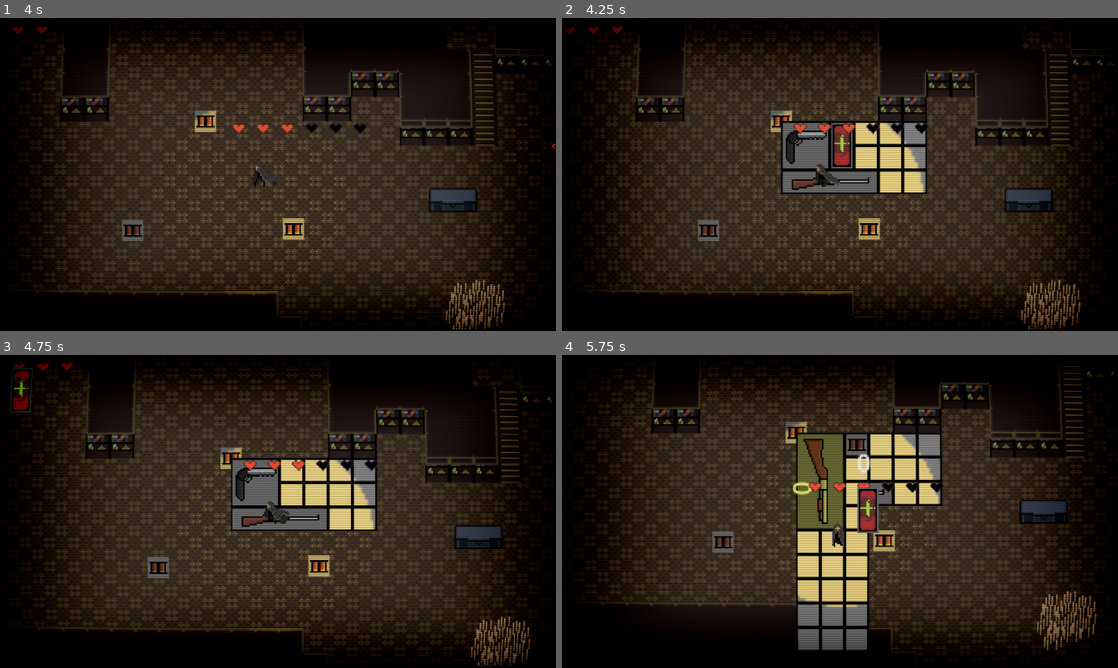
Above: before the commit, frames 1-4 (two rows, left to right).
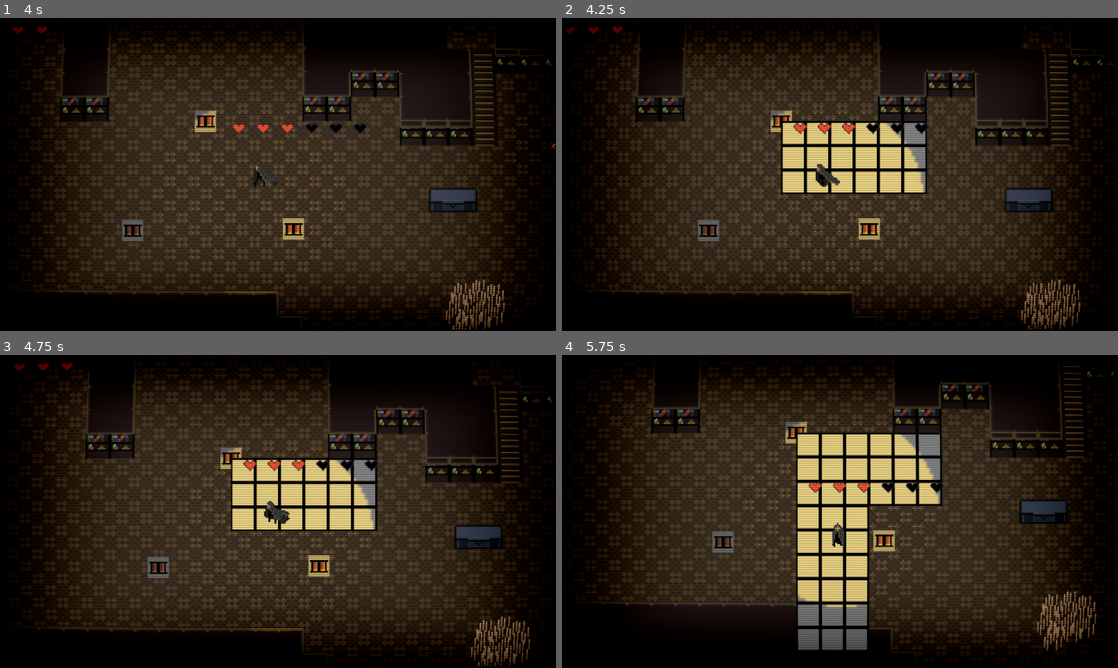
Above: after the commit, the same moments.

Repository: OliverN-beep/og-resident-evil-game-main
Game: Godot game, scene res://content/scenes/root.tscn
The game is run twice, just before and just after one commit, with the same random seed, the same clock (stepped at 60 frames per second) and the same inputs.
Inputs (mouse positions are in pixels of both pictures, inside the frame that each line leads up to):
- Up to frame 1 (4 s): move the mouse to (400, 158) at 0.52 s; hold D (right) 0.53-1.25 s; hold E (interact) 0.53-1.25 s; click (400, 158) at 0.67 s; drag from (166, 190) to (83, 52) at 1.27 s; move the mouse to (333, 105) at 2.02 s; hold D (right) 2.03-2.75 s; right-click (333, 105) at 2.1 s; drag from (250, 237) to (27, 52) at 2.77 s; move the mouse to (444, 221) at 3.52 s; press the mouse at (444, 221) at 3.53 s; hold A (left) from 3.53 s (still down)
- Up to frame 2 (4.25 s): keep holding A (left); tap Tab (inventory) at 4.15 s
- Up to frame 3 (4.75 s): release A (left) at 4.25 s; release the mouse at (444, 558) at 4.25 s; drag from (294, 495) to (16, 389) at 4.27 s
- Up to frame 4 (5.75 s): move the mouse to (867, 511) at 5.02 s; hold S (down) from 5.03 s (still down); hold E (interact) from 5.03 s (still down); click (867, 511) at 5.17 s; tap R (reload) at 5.65 s

Frame 1 is identical in both runs. In frame 2, 2.6% of the frame differs, in the area x 39-57%, y 33-56%; in frame 3, 2.4%; in frame 4, 3.4%, in the area x 41-60%, y 25-57%.
Error after the commit: Parse Error: Unindent doesn't match the previous indentation level. (res://content/UI/Inventory/scenes)

Commit message:
ammo and reloading update
guns can now be reloaded and ammo is consumed correctly!

Diff:
--- a/content/UI/Inventory/resources/inventory_data/chest_data.tres
+++ b/content/UI/Inventory/resources/inventory_data/chest_data.tres
@@ -1,9 +1,9 @@
 [gd_resource type="Resource" script_class="InventoryData" load_steps=5 format=3 uid="uid://bchg0eh6w78r1"]
 
 [ext_resource type="Script" uid="uid://dttjy8l3fgchc" path="res://content/resources/item_data.gd" id="1_13xx3"]
-[ext_resource type="Resource" uid="uid://c52thd5g3dyps" path="res://content/UI/Inventory/resources/item_data/shotgun.tres" id="2_2y4p2"]
+[ext_resource type="Resource" uid="uid://0ir2chnqb0xe" path="res://content/UI/Inventory/resources/item_data/rifle.tres" id="2_2y4p2"]
 [ext_resource type="Script" uid="uid://c141oo1kmrq0a" path="res://content/resources/inventory_data.gd" id="2_jl3ch"]
-[ext_resource type="Resource" uid="uid://dyeid5byoipmj" path="res://content/UI/Inventory/resources/item_data/shells.tres" id="3_612f7"]
+[ext_resource type="Resource" uid="uid://bfqdnpupf03j1" path="res://content/UI/Inventory/resources/item_data/medkit.tres" id="3_612f7"]
 
 [resource]
 script = ExtResource("2_jl3ch")
--- a/content/UI/Inventory/resources/inventory_data/player_data.tres
+++ b/content/UI/Inventory/resources/inventory_data/player_data.tres
@@ -1,12 +1,11 @@
-[gd_resource type="Resource" script_class="InventoryData" load_steps=6 format=3 uid="uid://dhmfenv3waduj"]
+[gd_resource type="Resource" script_class="InventoryData" load_steps=5 format=3 uid="uid://dhmfenv3waduj"]
 
 [ext_resource type="Script" uid="uid://dttjy8l3fgchc" path="res://content/resources/item_data.gd" id="1_i21hx"]
 [ext_resource type="Script" uid="uid://c141oo1kmrq0a" path="res://content/resources/inventory_data.gd" id="2_5cfv2"]
 [ext_resource type="Resource" uid="uid://chmahi0wef31" path="res://content/UI/Inventory/resources/item_data/handgun.tres" id="2_8byrv"]
-[ext_resource type="Resource" uid="uid://bfqdnpupf03j1" path="res://content/UI/Inventory/resources/item_data/medkit.tres" id="3_7c1h7"]
-[ext_resource type="Resource" uid="uid://0ir2chnqb0xe" path="res://content/UI/Inventory/resources/item_data/rifle.tres" id="4_7c1h7"]
+[ext_resource type="Resource" uid="uid://c52thd5g3dyps" path="res://content/UI/Inventory/resources/item_data/shotgun.tres" id="3_8byrv"]
 
 [resource]
 script = ExtResource("2_5cfv2")
-items = Array[ExtResource("1_i21hx")]([ExtResource("2_8byrv"), ExtResource("3_7c1h7"), ExtResource("4_7c1h7")])
+items = Array[ExtResource("1_i21hx")]([ExtResource("2_8byrv"), ExtResource("3_8byrv")])
 metadata/_custom_type_script = "uid://c141oo1kmrq0a"
--- a/content/UI/Inventory/resources/item_data/shells.tres
+++ b/content/UI/Inventory/resources/item_data/shells.tres
@@ -1,6 +1,5 @@
-[gd_resource type="Resource" script_class="ItemData" load_steps=4 format=3 uid="uid://dyeid5byoipmj"]
+[gd_resource type="Resource" script_class="ItemData" load_steps=3 format=3 uid="uid://dyeid5byoipmj"]
 
-[ext_resource type="Resource" uid="uid://ckbvaa1gcyf5d" path="res://content/gun stuff/ammo resources/shells.tres" id="1_a3c5g"]
 [ext_resource type="Script" uid="uid://dttjy8l3fgchc" path="res://content/resources/item_data.gd" id="1_y71cw"]
 [ext_resource type="Texture2D" uid="uid://b15rcmmwpn120" path="res://content/UI/Inventory/sprites/shotgun ammo_d.png" id="2_denlb"]
 
@@ -9,4 +8,3 @@
 name = "Shells"
 texture = ExtResource("2_denlb")
 dimensions = Vector2i(1, 1)
-ammo_resource = ExtResource("1_a3c5g")
--- a/content/UI/Inventory/resources/item_data/shotgun.tres
+++ b/content/UI/Inventory/resources/item_data/shotgun.tres
@@ -1,6 +1,5 @@
-[gd_resource type="Resource" script_class="ItemData" load_steps=5 format=3 uid="uid://c52thd5g3dyps"]
+[gd_resource type="Resource" script_class="ItemData" load_steps=4 format=3 uid="uid://c52thd5g3dyps"]
 
-[ext_resource type="Resource" uid="uid://ckbvaa1gcyf5d" path="res://content/gun stuff/ammo resources/shells.tres" id="1_6ls0a"]
 [ext_resource type="Resource" uid="uid://mr1r7ilf3pst" path="res://content/gun stuff/gun resources/shotgun_resource.tres" id="2_ayref"]
 [ext_resource type="Script" uid="uid://dttjy8l3fgchc" path="res://content/resources/item_data.gd" id="3_fdwh3"]
 [ext_resource type="Texture2D" uid="uid://cbdc6d4tesux5" path="res://content/UI/Inventory/sprites/shotgun_d.png" id="4_5wt8x"]
@@ -11,4 +10,3 @@
 texture = ExtResource("4_5wt8x")
 dimensions = Vector2i(4, 2)
 gun_resource = ExtResource("2_ayref")
-ammo_resource = ExtResource("1_6ls0a")
--- a/content/UI/Inventory/scenes and scripts/inventory_item.gd
+++ b/content/UI/Inventory/scenes and scripts/inventory_item.gd
@@ -29,12 +29,22 @@
 	rotation_degrees = 0
 	_update_stack_label()
 
+func _update_stack_label() -> void:
+	# AMMO STACKS
+		stack_label.text = str(data.ammo_amount)
+		return
 
-func _update_stack_label() -> void:
-	if data.ammo_resource:
-		stack_label.text = str(data.ammo_amount)
-	else:
-		stack_label.text = ""
+	# GUN MAGAZINE
+	if data.gun_resource != null:
+		var mag_size := data.gun_resource.magazine_size
+
+		if data.loaded_ammo < 0:
+			stack_label.text = "%d / %d" % [mag_size, mag_size]
+		else:
+			stack_label.text = "%d / %d" % [data.loaded_ammo, mag_size]
+		return
+
+	stack_label.text = ""
 
 func _process(_delta: float) -> void:
 	if is_picked:
--- a/content/entities/player/player.gd
+++ b/content/entities/player/player.gd
@@ -118,6 +118,9 @@
 
 	equipped_gun_item = item
 
+	if gun_instance.has_signal("ammo_changed"):
+		gun_instance.ammo_changed.connect(_on_gun_ammo_changed)
+
 func toggle_player_inventory():
 	if inventory_ui_instance:
 		# --- CLOSE INVENTORY ---
@@ -147,3 +150,11 @@
 		# Pause movement/gameplay
 		GameplayState.inventory_open = true
 		inventory_open = true
+
+func _on_gun_ammo_changed(new_amount: int) -> void:
+	if equipped_gun_item:
+		equipped_gun_item.loaded_ammo = new_amount
+
+	# Refresh inventory UI labels
+	for ui in get_tree().get_nodes_in_group("inventory_ui"):
+		ui.rebuild()
--- a/content/gun stuff/ammo resources/shells.tres
+++ b/content/gun stuff/ammo resources/shells.tres
@@ -5,7 +5,7 @@
 
 [resource]
 script = ExtResource("1_shaxs")
-ammo_type = "shells"
+ammo_type = "SHELLS"
 max_stack = 2
 icon = ExtResource("1_bm7il")
 metadata/_custom_type_script = "uid://dh60oul8u5ttv"
--- a/content/gun stuff/main gun/gun.gd
+++ b/content/gun stuff/main gun/gun.gd
@@ -5,6 +5,8 @@
 @onready var rotation_offset: Node2D = $RotationOffset
 @onready var torchlight: PointLight2D = $RotationOffset/torchlight
 @onready var shoot_timer: Timer = $ShootTimer
+
+signal ammo_changed(current: int)
 
 # Booleans
 var can_shoot := true
@@ -72,6 +74,7 @@
 
 	if Input.is_action_just_pressed("reload"):
 		_try_reload()
+		print ("reload pressed")
 
 	if Input.is_action_just_pressed("torchlight"):
 		torchlight_on = !torchlight_on
@@ -108,12 +111,16 @@
 	can_shoot = true
 
 func _fire_weapon():
+	if is_reloading:
+		return
+
 	if current_ammo <= 0:
-		_try_reload()
+		print("Out of ammo")
 		return
 
 	can_shoot = false
 	current_ammo -= 1
+	ammo_changed.emit(current_ammo)
 
 	match bullet_component.fire_mode:
 		BulletComponent.FireMode.BURST:
@@ -175,26 +182,51 @@
 	if current_ammo >= gun_resource.magazine_size:
 		return
 
-	if !inventory_data:
-		return
-
-	if !inventory_data.has_ammo(gun_resource.ammo_type):
+	if inventory_data == null:
+		return
+
+	if not inventory_data.has_ammo(gun_resource.ammo_type):
 		return
 
 	_reload()
+
+	print("Reload pressed. Has ammo:",
+		inventory_data.has_ammo(gun_resource.ammo_type),
+		"Current:", current_ammo
+	)
 
 func _reload():
 	is_reloading = true
 	await get_tree().create_timer(gun_resource.reload_time).timeout
 
-	var needed := gun_resource.magazine_size - current_ammo
-	var taken := inventory_data.take_ammo(gun_resource.ammo_type, needed)
+	var needed: int = gun_resource.magazine_size - current_ammo
+	if needed <= 0:
+		is_reloading = false
+		return
+
+	var taken: int = inventory_data.take_ammo(
+		gun_resource.ammo_type,
+		needed
+	)
+
+	if taken <= 0:
+		is_reloading = false
+		return
 
 	current_ammo += taken
-	is_reloading = false
-
-	if not inventory_data.has_ammo(gun_resource.ammo_type):
-		return
 
 	if gun_item_data:
 		gun_item_data.loaded_ammo = current_ammo
+
+	is_reloading = false
+	ammo_changed.emit(current_ammo)
+
+func setup_from_item(item_data: ItemData):
+	gun_item_data = item_data
+	gun_resource = item_data.gun_resource
+
+	if item_data.loaded_ammo < 0:
+		current_ammo = gun_resource.magazine_size
+		item_data.loaded_ammo = current_ammo
+	else:
+		current_ammo = item_data.loaded_ammo
--- a/content/resources/inventory_data.gd
+++ b/content/resources/inventory_data.gd
@@ -4,23 +4,20 @@
 @export var items: Array[ItemData] = []
 
 func has_ammo(ammo_type: String) -> bool:
-	for item in items:
+	for item: ItemData in items:
 		if item.ammo_resource == null:
 			continue
 		if item.ammo_resource.ammo_type == ammo_type and item.ammo_amount > 0:
 			return true
 	return false
 
+func take_ammo(ammo_type: String, amount: int) -> int:
+	var remaining := amount
 
-func take_ammo(ammo_type: String, amount: int) -> int:
-	var remaining: int = amount
-
-	for item in items:
+	for item in items.duplicate():
 		if item.ammo_resource == null:
 			continue
 		if item.ammo_resource.ammo_type != ammo_type:
-			continue
-		if item.ammo_amount <= 0:
 			continue
 
 		var taken: int = min(item.ammo_amount, remaining)
@@ -34,6 +31,7 @@
 			break
 
 	return amount - remaining
+
 
 func add_ammo(ammo_res: AmmoResource, amount: int) -> Array[ItemData]:
 	var remaining: int = amount
--- a/content/resources/item_data.gd
+++ b/content/resources/item_data.gd
@@ -5,8 +5,9 @@
 @export var texture: Texture2D
 @export var dimensions: Vector2i
 
-# Optional links
+# Resource for specific gun
 @export var gun_resource: GunResource
+# AMMO RESOURCE MUST BE EMPTY/NULL
 @export var ammo_resource: AmmoResource
 
 # Runtime ammo count (only used if ammo_resource != null)
